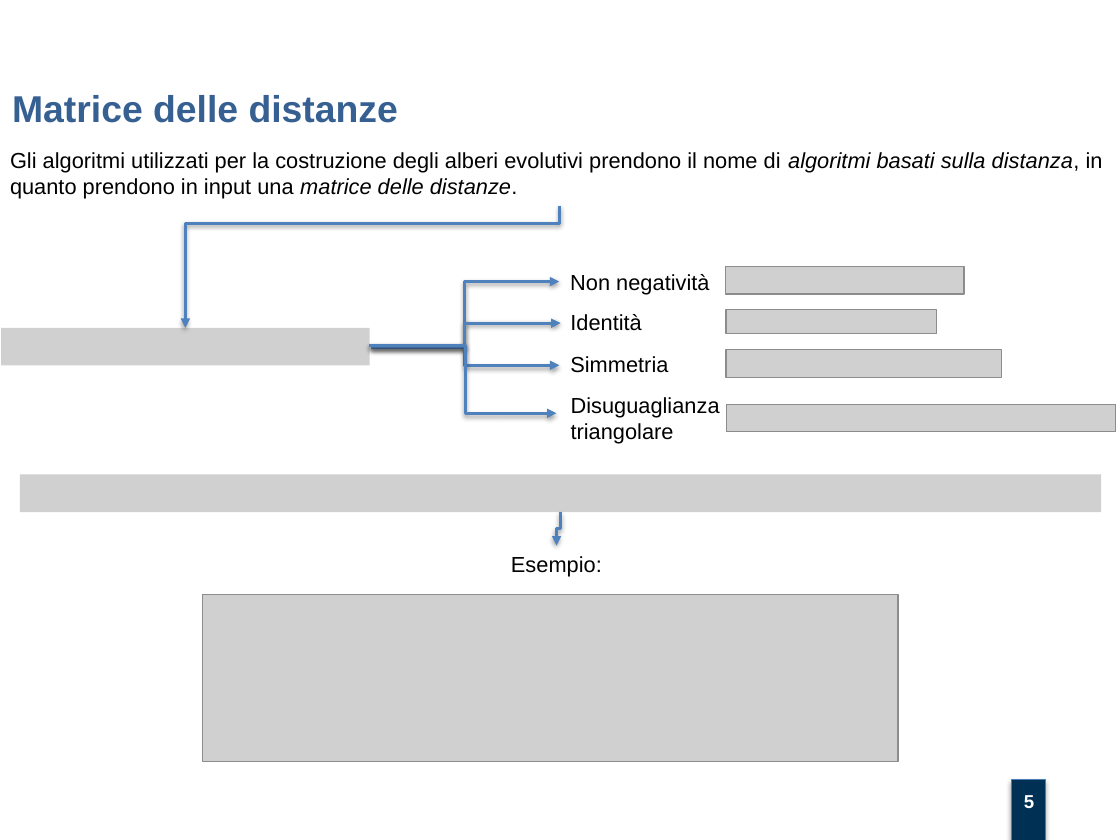
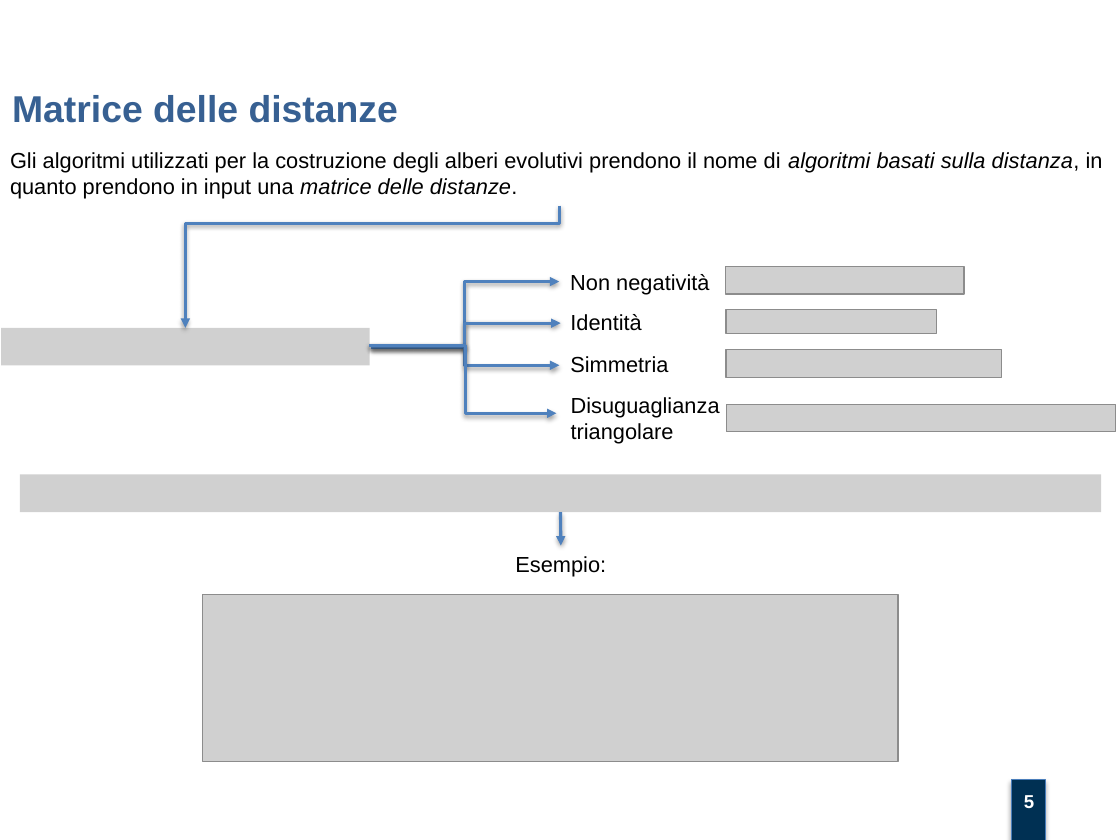
Before and after one commit to mtortoli/Thesis, a slide deck: slide 5 of Discussione Laurea/Slides.pptx. Drawn at 1120x840 pixels with LibreOffice and Linux fonts; fonts in the diff are those of the drawing; grey boxes stand for pictures; background and template pictures are left out. Boxes give left, top, right and bottom in pixels: in the first picture for what was removed or moved away, otherwise in the second. Text is boxed around its words. In the diff, an @@ line names an element or a change of style, - is before the commit and + after.

Commit message:
finished slide

```diff
--- a/Discussione Laurea/Slides.pptx
+++ b/Discussione Laurea/Slides.pptx
@@ elbow arrow moved from (560, 512) - (557, 545) to (560, 512) - (561, 545) @@
@@ elbow arrow (560, 512) - (561, 545): elbow arrow to arrow @@
@@ text "Esempio:": place and size @@
-text "Esempio:" at box(511, 556, 602, 577)
+text "Esempio:" at box(515, 556, 606, 577)
```
Also in this commit, not shown: 2 slides added, 1 other file.
